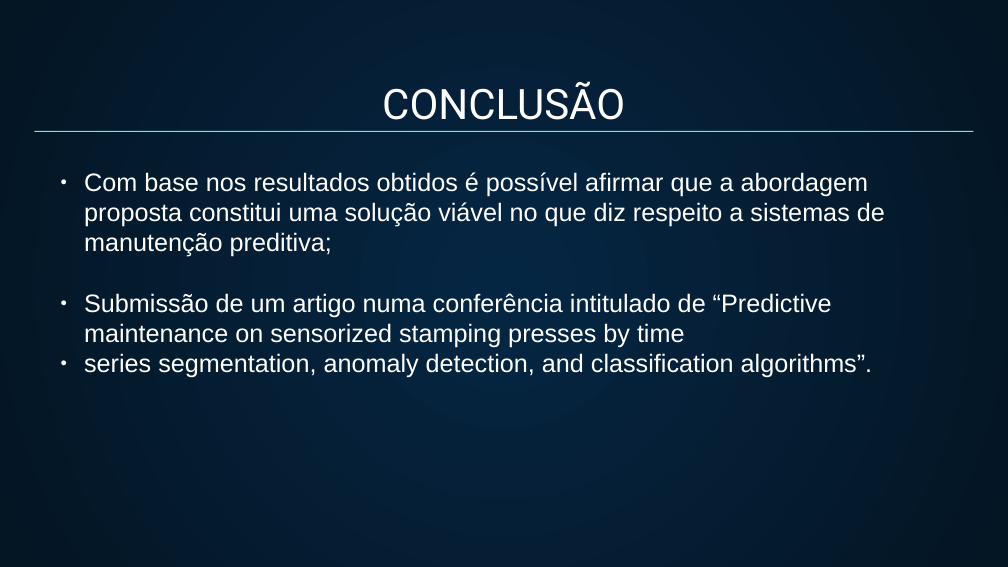
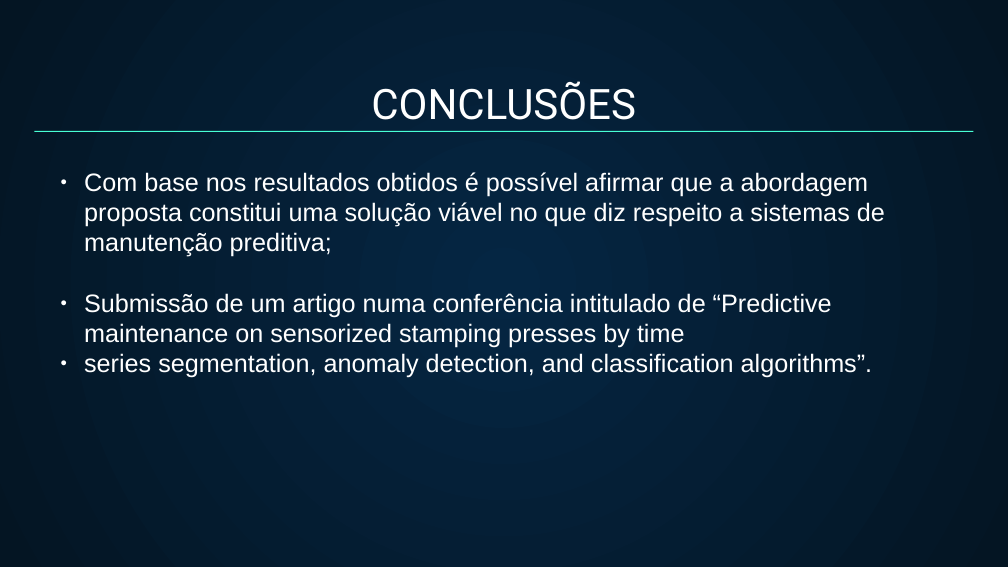
Before and after one commit to DanielCoelho112/master_thesis_document, a slide deck: slide 26 of defesa_tese/presentation.odp (slide 21 before the commit). Drawn at 1008x567 pixels with LibreOffice and Linux fonts; fonts in the diff are those of the drawing. Boxes give left, top, right and bottom in pixels: in the first picture for what was removed or moved away, otherwise in the second. Text is boxed around its words. In the diff, an @@ line names an element or a change of style, - is before the commit and + after.

```diff
--- a/defesa_tese/presentation.odp
+++ b/defesa_tese/presentation.odp
@@ text at (x1=371, y1=81, x2=636, y2=120): text changed @@
-CONCLUSÃO
+CONCLUSÕES
```
Also in this commit, not shown: 2 other slides changed, 5 slides added, 1 other file.
